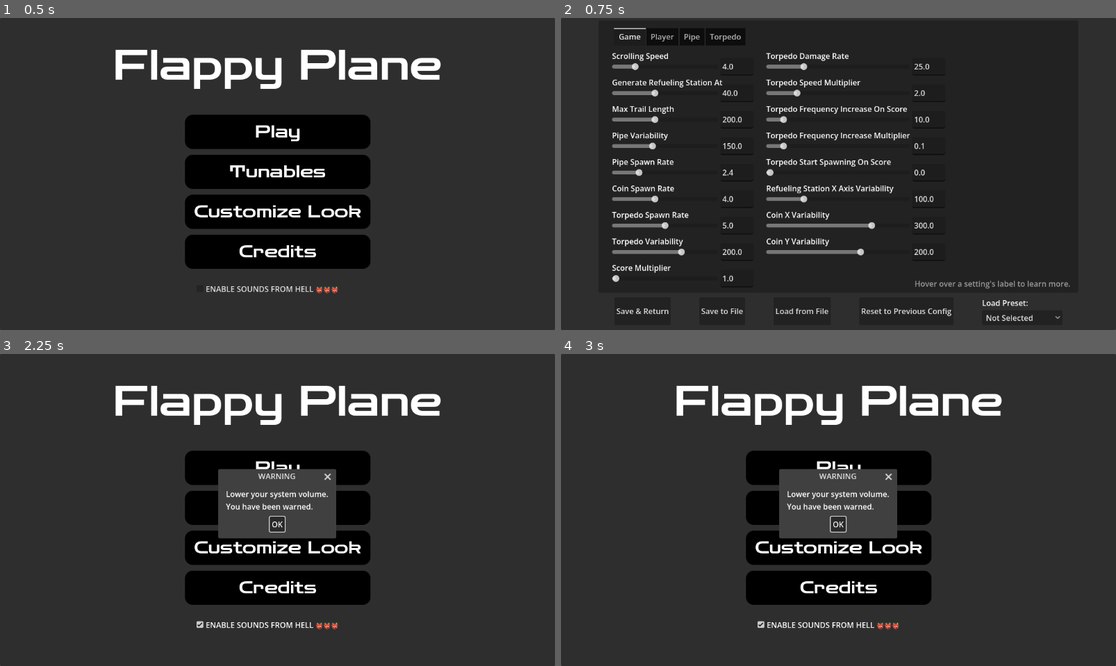
Above: before the commit, frames 1-4 (two rows, left to right).
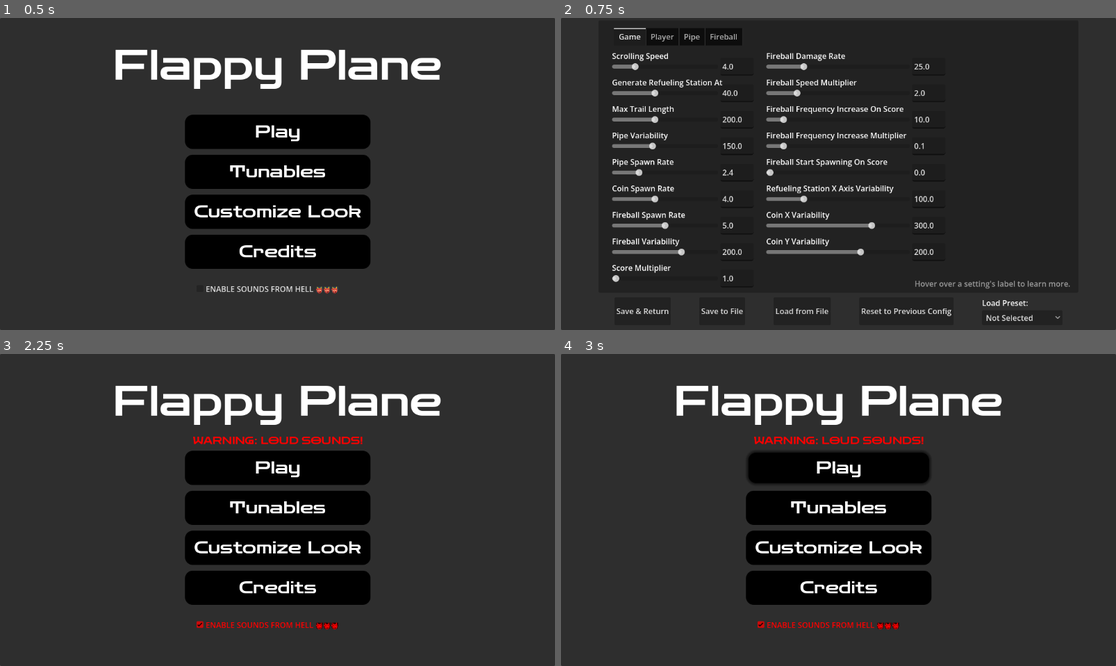
Above: after the commit, the same moments.

Repository: matrndev/flappy-plane
Game: Godot game, scene res://scenes/main_menu.tscn
Same seed, same stepped clock (60 frames per second), same inputs: the game is played once before the commit and once after it.
Inputs:
- Up to frame 1 (0.5 s): no input
- Up to frame 2 (0.75 s): click "Tunables" at 0.5 s
- Up to frame 3 (2.25 s): click "Save & Return" at 1.25 s; click "ENABLE SOUNDS FROM HELL 👹👹👹" at 2 s
- Up to frame 4 (3 s): click "Play" at 2.75 s

Frame 1 is identical in both runs. In frame 2, 1.8% of the frame differs, in the area x 9-63%, y 3-74%; in frame 3, 4.7%; in frame 4, 4.9%, in the area x 33-67%, y 26-89%.

Commit message:
changed torpedoes to fireballs + minor changes

Diff:
--- a/default_bus_layout.tres
+++ b/default_bus_layout.tres
@@ -28,6 +28,7 @@
 oversampling = 32
 
 [resource]
+bus/0/volume_db = -12.461078
 bus/0/effect/0/effect = SubResource("AudioEffectAmplify_j3pel")
 bus/0/effect/0/enabled = false
 bus/0/effect/1/effect = SubResource("AudioEffectDistortion_j3pel")
--- a/scenes/main_menu.tscn
+++ b/scenes/main_menu.tscn
@@ -31,6 +31,18 @@
 shadow_size = 7
 
 [sub_resource type="StyleBoxEmpty" id="StyleBoxEmpty_oa1go"]
+
+[sub_resource type="StyleBoxFlat" id="StyleBoxFlat_bqqt6"]
+bg_color = Color(0.6392157, 0, 0, 1)
+border_width_left = 8
+border_width_top = 8
+border_width_right = 8
+border_width_bottom = 8
+border_color = Color(1, 1, 0, 1)
+expand_margin_left = 3.0
+expand_margin_top = 3.0
+expand_margin_right = 3.0
+expand_margin_bottom = 3.0
 
 [node name="MainMenu" type="Control" unique_id=829053334]
 layout_mode = 3
@@ -89,6 +101,23 @@
 theme_override_styles/focus = SubResource("StyleBoxEmpty_oa1go")
 text = "Play"
 
+[node name="LoudSoundsLabel" type="Label" parent="Panel/VBoxContainer/PlayButton" unique_id=1251717967]
+visible = false
+layout_mode = 1
+anchors_preset = 5
+anchor_left = 0.5
+anchor_right = 0.5
+offset_left = -176.5
+offset_top = -48.0
+offset_right = 176.5
+offset_bottom = -22.0
+grow_horizontal = 2
+theme_override_colors/font_color = Color(1, 0, 0, 1)
+theme_override_fonts/font = ExtResource("1_l6cm7")
+theme_override_font_sizes/font_size = 21
+text = "WARNING: LOUD SOUNDS!"
+horizontal_alignment = 1
+
 [node name="TunablesButton" type="Button" parent="Panel/VBoxContainer" unique_id=599319513]
 layout_mode = 2
 size_flags_vertical = 3
@@ -139,12 +168,18 @@
 oversampling_override = 1.0
 title = "WARNING"
 initial_position = 2
-size = Vector2i(229, 106)
-dialog_text = "Lower your system volume.
+size = Vector2i(621, 132)
+force_native = true
+theme_override_styles/panel = SubResource("StyleBoxFlat_bqqt6")
+ok_button_text = "Continue"
+dialog_text = "GENEROUSLY LOWER YOUR SYSTEM VOLUME!
+Extremely loud sounds will play if you start the game with this option enabled.
 You have been warned."
+dialog_close_on_escape = false
 
 [connection signal="pressed" from="Panel/VBoxContainer/PlayButton" to="." method="_on_play_button_pressed"]
 [connection signal="pressed" from="Panel/VBoxContainer/TunablesButton" to="." method="_on_tunables_button_pressed"]
 [connection signal="pressed" from="Panel/VBoxContainer/SkinButton" to="." method="_on_skin_button_pressed"]
 [connection signal="pressed" from="Panel/VBoxContainer/CreditsButton" to="." method="_on_credits_button_pressed"]
 [connection signal="toggled" from="Panel/VBoxContainer/HellSoundsCheckbox" to="." method="_on_hell_sounds_checkbox_toggled"]
+[connection signal="confirmed" from="LoudSoundsDialog" to="." method="_on_loud_sounds_dialog_confirmed"]
--- a/scenes/pew_pew.tscn
+++ b/scenes/pew_pew.tscn
@@ -5,7 +5,7 @@
 [ext_resource type="Texture2D" uid="uid://4l8ynkdqu7cy" path="res://assets/plane_pack/planes/torpedo/torpedo.png" id="3_4nwah"]
 
 [sub_resource type="RectangleShape2D" id="RectangleShape2D_8js7m"]
-size = Vector2(54, 61)
+size = Vector2(50, 47)
 
 [node name="PewPew" type="Area2D" unique_id=1905454062]
 script = ExtResource("1_mtf7x")
@@ -17,7 +17,7 @@
 color = Color(1, 0, 1, 1)
 
 [node name="CollisionShape2D" type="CollisionShape2D" parent="." unique_id=1899990197]
-position = Vector2(27, 4.5)
+position = Vector2(19, 0.5)
 shape = SubResource("RectangleShape2D_8js7m")
 
 [node name="Sprite2D" type="Sprite2D" parent="." unique_id=212453041]
@@ -27,8 +27,8 @@
 texture = ExtResource("2_j8djy")
 
 [node name="Sprite2D2" type="Sprite2D" parent="." unique_id=2129168469]
-position = Vector2(18, 1.7881393e-07)
-scale = Vector2(0.175005, 0.175005)
+position = Vector2(16.999998, -1.9073486e-06)
+scale = Vector2(0.100776844, 0.10077683)
 texture = ExtResource("3_4nwah")
 
 [connection signal="area_entered" from="." to="." method="_on_area_entered"]
--- a/scenes/refueling_menu.tscn
+++ b/scenes/refueling_menu.tscn
@@ -38,9 +38,9 @@
 
 [node name="Cursor" type="ColorRect" parent="." unique_id=1833999639]
 layout_mode = 0
-offset_top = 15.0
+offset_top = 194.0
 offset_right = 33.0
-offset_bottom = 21.0
+offset_bottom = 200.0
 color = Color(0, 0, 0, 1)
 
 [node name="FuelPicked" type="Label" parent="." unique_id=2033508226]
--- a/scenes/torpedo.tscn
+++ b/scenes/torpedo.tscn
@@ -4,6 +4,7 @@
 [ext_resource type="Texture2D" uid="uid://4l8ynkdqu7cy" path="res://assets/plane_pack/planes/torpedo/torpedo.png" id="1_w885k"]
 [ext_resource type="Texture2D" uid="uid://qdnyfwl3ifnt" path="res://assets/plane_pack/planes/torpedo/fire_ball_1.png" id="3_8idko"]
 [ext_resource type="AudioStream" uid="uid://dvn1sq1p2nrx0" path="res://assets/audio/explosion.mp3" id="3_agymq"]
+[ext_resource type="AudioStream" uid="uid://syonuhecjkna" path="res://assets/flappy-bird-assets-master/audio/point.wav" id="5_3x835"]
 
 [sub_resource type="CapsuleShape2D" id="CapsuleShape2D_0ddwc"]
 height = 66.0
@@ -19,8 +20,8 @@
 texture = ExtResource("1_w885k")
 
 [node name="Sprite2D2" type="Sprite2D" parent="." unique_id=1420908958]
-position = Vector2(2.9999998, 1.0000002)
-scale = Vector2(0.36959988, 0.36959988)
+position = Vector2(-4, -9.536743e-07)
+scale = Vector2(0.45065156, 0.47326696)
 texture = ExtResource("3_8idko")
 
 [node name="CollisionShape2D" type="CollisionShape2D" parent="." unique_id=1935390000]
@@ -29,6 +30,10 @@
 
 [node name="AudioStreamPlayer2D" type="AudioStreamPlayer2D" parent="." unique_id=958028966]
 stream = ExtResource("3_agymq")
+volume_db = -5.5
+
+[node name="AudioStreamPlayer2D2" type="AudioStreamPlayer2D" parent="." unique_id=320407486]
+stream = ExtResource("5_3x835")
 
 [connection signal="area_entered" from="." to="." method="_on_area_entered"]
 [connection signal="body_entered" from="." to="." method="_on_body_entered"]
--- a/scenes/tunables_menu.tscn
+++ b/scenes/tunables_menu.tscn
@@ -41,7 +41,7 @@
 tab_0/title = "Game"
 tab_1/title = "Player"
 tab_2/title = "Pipe"
-tab_3/title = "Torpedo"
+tab_3/title = "Fireball"
 
 [node name="GameConfigContainer" type="VBoxContainer" parent="Panel/Panel" unique_id=728586781 groups=["containers"]]
 layout_mode = 1
@@ -257,9 +257,9 @@
 offset_top = -26.0
 offset_right = 95.0
 offset_bottom = -3.0
-tooltip_text = "Determines how often should torpedoes spawn in seconds."
-mouse_filter = 0
-text = "Torpedo Spawn Rate"
+tooltip_text = "Determines how often should fireballs spawn in seconds."
+mouse_filter = 0
+text = "Fireball Spawn Rate"
 
 [node name="TorpedoVariability" type="HSlider" parent="Panel/Panel/GameConfigContainer" unique_id=951601612 groups=["sliders"]]
 layout_mode = 2
@@ -286,9 +286,9 @@
 offset_top = -26.0
 offset_right = 95.0
 offset_bottom = -3.0
-tooltip_text = "Controls how much the vertical position of spawned torpedoes can vary."
-mouse_filter = 0
-text = "Torpedo Variability"
+tooltip_text = "Controls how much the vertical position of spawned fireballs can vary."
+mouse_filter = 0
+text = "Fireball Variability"
 
 [node name="ScoreMultiplier" type="HSlider" parent="Panel/Panel/GameConfigContainer" unique_id=964637491 groups=["sliders"]]
 layout_mode = 2
@@ -350,9 +350,9 @@
 offset_top = -26.0
 offset_right = 95.0
 offset_bottom = -3.0
-tooltip_text = "Set how much damage is dealt when a collision with a torpedo occures."
-mouse_filter = 0
-text = "Torpedo Damage Rate"
+tooltip_text = "Set how much damage is dealt when a collision with a fireball occures."
+mouse_filter = 0
+text = "Fireball Damage Rate"
 
 [node name="TorpedoSpeedMultiplier" type="HSlider" parent="Panel/Panel/GameConfigContainer2" unique_id=522099810 groups=["sliders"]]
 layout_mode = 2
@@ -379,10 +379,10 @@
 offset_top = -26.0
 offset_right = 95.0
 offset_bottom = -3.0
-tooltip_text = "Define how fast will torpedoes go.
-A multiplier of 1.0 means torpedoes will appear stationary."
-mouse_filter = 0
-text = "Torpedo Speed Multiplier"
+tooltip_text = "Define how fast will fireballs go.
+A multiplier of 1.0 means fireballs will appear stationary."
+mouse_filter = 0
+text = "Fireball Speed Multiplier"
 
 [node name="TorpedoFrequencyIncreaseOnScore" type="HSlider" parent="Panel/Panel/GameConfigContainer2" unique_id=1660019848 groups=["sliders"]]
 layout_mode = 2
@@ -407,9 +407,9 @@
 offset_top = -26.0
 offset_right = 95.0
 offset_bottom = -3.0
-tooltip_text = "Define every nth score when the torpedo spawning frequency should increase."
-mouse_filter = 0
-text = "Torpedo Frequency Increase On Score"
+tooltip_text = "Define every nth score when the fireball spawning frequency should increase."
+mouse_filter = 0
+text = "Fireball Frequency Increase On Score"
 
 [node name="TorpedoFrequencyIncreaseMultiplier" type="HSlider" parent="Panel/Panel/GameConfigContainer2" unique_id=1251641293 groups=["sliders"]]
 layout_mode = 2
@@ -436,10 +436,10 @@
 offset_top = -26.0
 offset_right = 95.0
 offset_bottom = -3.0
-tooltip_text = "Defines by how much should the torpedo spawning frequency increase on trigger.
+tooltip_text = "Defines by how much should the fireball spawning frequency increase on trigger.
 Note: triggers every nth score (set value above)"
 mouse_filter = 0
-text = "Torpedo Frequency Increase Multiplier"
+text = "Fireball Frequency Increase Multiplier"
 
 [node name="TorpedoStartSpawningOnScore" type="HSlider" parent="Panel/Panel/GameConfigContainer2" unique_id=98023851 groups=["sliders"]]
 layout_mode = 2
@@ -464,10 +464,10 @@
 offset_top = -26.0
 offset_right = 95.0
 offset_bottom = -3.0
-tooltip_text = "Defines by how much should the torpedo spawning frequency increase on trigger.
+tooltip_text = "Defines by how much should the fireball spawning frequency increase on trigger.
 Note: triggers every nth score (set value above)"
 mouse_filter = 0
-text = "Torpedo Start Spawning On Score"
+text = "Fireball Start Spawning On Score"
 
 [node name="RefuelingStationXVariability" type="HSlider" parent="Panel/Panel/GameConfigContainer2" unique_id=1614747374 groups=["sliders"]]
 layout_mode = 2
@@ -768,7 +768,7 @@
 
 [node name="DealDamageCheckBox" type="CheckBox" parent="Panel/Panel/TorpedoConfigContainer" unique_id=1237534218 groups=["check_boxes"]]
 layout_mode = 2
-tooltip_text = "If enabled, damage will be dealt to the player on collision with a torpedo."
+tooltip_text = "If enabled, damage will be dealt to the player on collision with a fireball."
 text = "Deal Damage"
 
 [node name="Label" type="Label" parent="Panel/Panel" unique_id=431391762]
@@ -845,7 +845,7 @@
 popup/item_4/text = "Hard"
 popup/item_4/id = 4
 popup/item_5/text = "Fun"
-popup/item_5/id = 5
+popup	item_5/id = 5
 popup/item_5/separator = true
 popup/item_6/text = "Money Maker"
 popup/item_6/id = 6
--- a/scripts/game.gd
+++ b/scripts/game.gd
@@ -313,6 +313,10 @@
 	for node in get_tree().get_nodes_in_group("torpedoes"):
 		node.queue_free()
 
+	pew_pews.clear()
+	for node in get_tree().get_nodes_in_group("pew_pews"):
+		node.queue_free()
+
 func clear_pipes() -> void:
 	pipes.clear()
 	for node in get_tree().get_nodes_in_group("pipes"):
--- a/scripts/main_menu.gd
+++ b/scripts/main_menu.gd
@@ -1,8 +1,13 @@
 extends Control
 
+var about_to_play: bool = false
 
 func _on_play_button_pressed() -> void:
-	get_tree().change_scene_to_file("res://scenes/game.tscn")
+	if $Panel/VBoxContainer/HellSoundsCheckbox.button_pressed:
+		about_to_play = true
+		$LoudSoundsDialog.show()
+	else:
+		get_tree().change_scene_to_file("res://scenes/game.tscn")
 
 func _on_tunables_button_pressed() -> void:
 	get_tree().change_scene_to_file("res://scenes/tunables_menu.tscn")
@@ -22,9 +27,18 @@
 func _on_hell_sounds_checkbox_toggled(toggled_on: bool) -> void:
 	var bus: int = AudioServer.get_bus_index("Master")
 	if toggled_on:
+		$Panel/VBoxContainer/PlayButton/LoudSoundsLabel.show()
 		$LoudSoundsDialog.show()
+		$Panel/VBoxContainer/HellSoundsCheckbox.modulate = Color(1.0, 0.0, 0.0, 1.0)
 		for i in AudioServer.get_bus_effect_count(bus):
 			AudioServer.set_bus_effect_enabled(bus, i, true)
 	else:
+		$Panel/VBoxContainer/PlayButton/LoudSoundsLabel.hide()
+		$Panel/VBoxContainer/HellSoundsCheckbox.modulate = Color(1.0, 1.0, 1.0, 1.0)
 		for i in AudioServer.get_bus_effect_count(bus):
 			AudioServer.set_bus_effect_enabled(bus, i, false)
+
+
+func _on_loud_sounds_dialog_confirmed() -> void:
+	if about_to_play:
+		get_tree().change_scene_to_file("res://scenes/game.tscn")
--- a/scripts/torpedo.gd
+++ b/scripts/torpedo.gd
@@ -16,5 +16,7 @@
 
 func _on_area_entered(area: Area2D) -> void:
 	if area.name.begins_with("PewPew"):
+		$"../.".score += 1
+		$AudioStreamPlayer2D2.play()
 		was_hit = true
 		hide()
